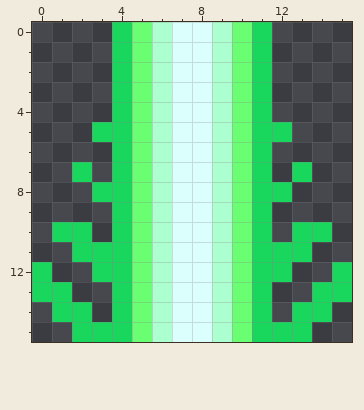
Two versions of one pixel-art sprite, Game/GameJam2d/Assets/Sprites/iconsTileBlocker/laserIcon.png. The picture above is the old version.
The file is 16x16 pixels.
The result:
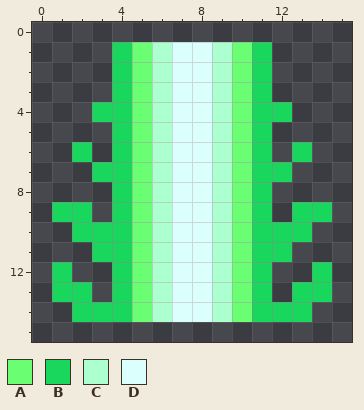
Palette (. is transparent): A #6aff73  B #19d75d  C #acffce  D #dafffd
Diff:
y 0: x 4..11 BACDDCAB -> ........
y 4: x 3 . -> B; x 12 . -> B
y 5: x 3 B -> .; x 12 B -> .
y 6: x 2 . -> B; x 13 . -> B
y 7: x 2..3 B. -> .B; x 12..13 .B -> B.
y 8: x 3 B -> .; x 12 B -> .
y 9: x 1..2 .. -> BB; x 13..14 .. -> BB
y 10: x 1 B -> .; x 3 . -> B; x 12 . -> B; x 14 B -> .
y 11: x 2 B -> .; x 13 B -> .
y 12: x 0..1 B. -> .B; x 3 B -> .; x 12 B -> .; x 14..15 .B -> B.
y 13: x 0 B -> .; x 2 . -> B; x 13 . -> B; x 15 B -> .
y 14: x 1 B -> .; x 3 . -> B; x 12 . -> B; x 14 B -> .
y 15: x 2..13 BBBACDDCABBB -> ............
Boxes around the changes in both pictures, in picture pixels (x1, y1, x2, y2):
changed: (32, 22, 352, 342)
